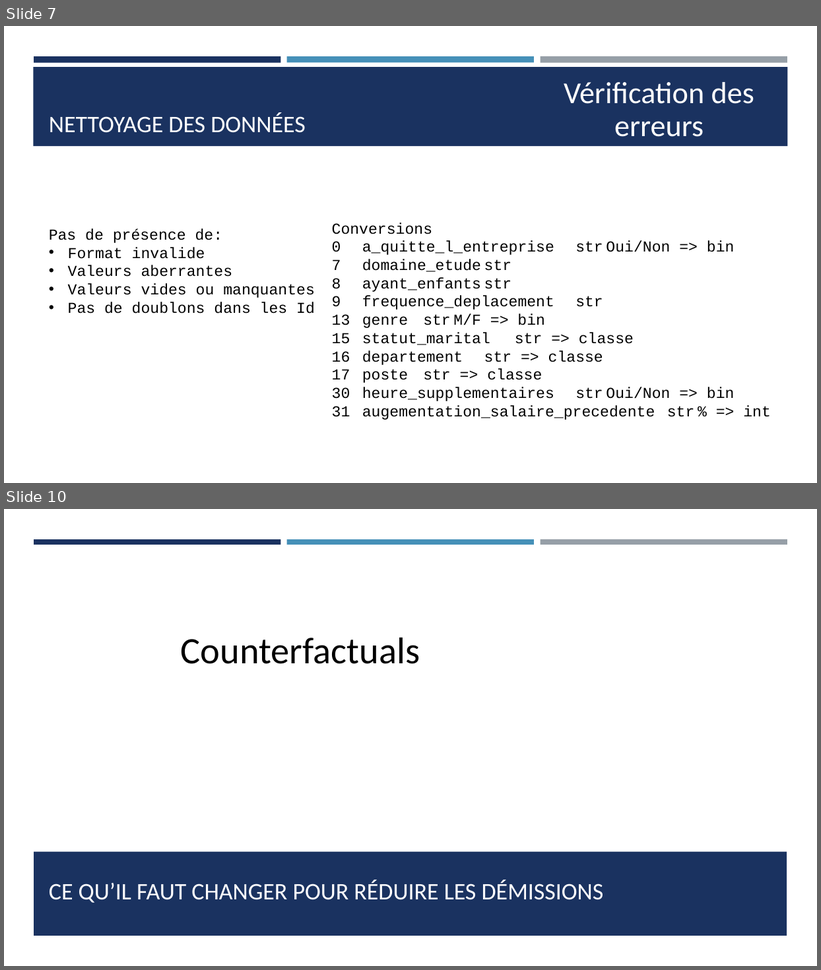
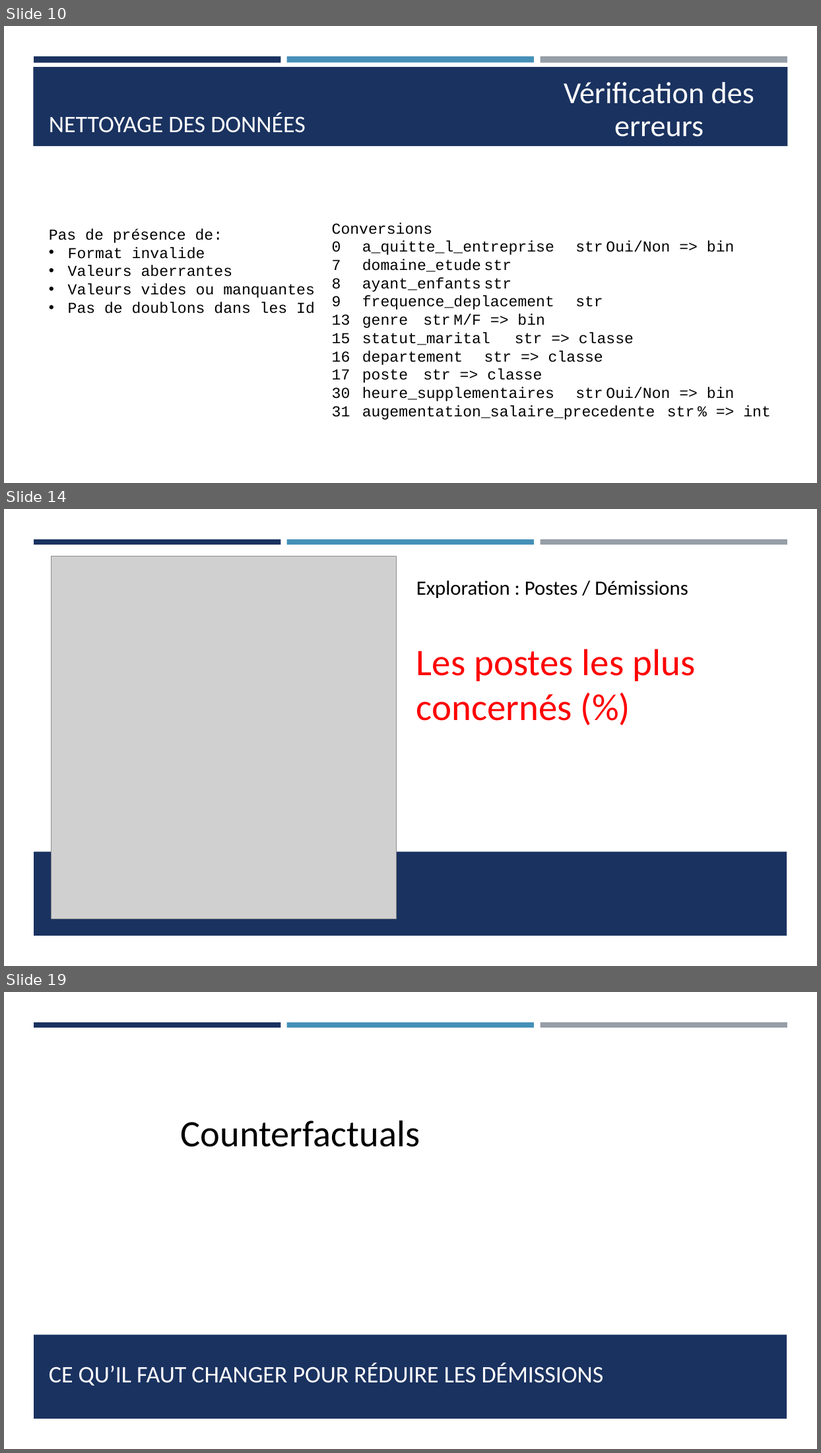
Before and after one commit to Ace4teaM/OCR-NovaTech, a slide deck: Presentation.pptx. Shown one above the other, each under a label of ours: slides 7 and 10 before the commit, slides 10, 14 and 19 after it; the slides between them are not shown. The pictures are 821x970 and 821x1453 pixels, drawn with LibreOffice and Linux fonts; fonts in the diff are those of the drawing; grey boxes stand for pictures. Boxes give left, top, right and bottom in pixels: in the first picture for what was removed or moved away, otherwise in the second. Text is boxed around its words. In the diff, an @@ line names an element or a change of style, - is before the commit and + after.

Commit message:
Renforce l'exploration des données

```diff
--- a/Presentation.pptx
+++ b/Presentation.pptx
@@ slide 14 added at (4, 509, 817, 966), background #FFFFFF; not listed: 3 template elements that a slide beside it also shows @@
@@ rectangle added at (4, 545, 817, 966), fill #FFFFFF @@
@@ picture added at (52, 557, 397, 920) @@
@@ text added at (416, 580, 688, 598), 24 pt, text #000000 @@
+Exploration : Postes / Démissions
@@ text added at (416, 649, 695, 721), 44.4 pt, text #FF0000 @@
+Les postes les plus concernés (%)
@@ rectangle added at (34, 852, 787, 936), fill #1A3260 @@
@@ what was slide 7 is now slide 10 @@
@@ what was slide 10 is now slide 19 @@
```
Also in this commit, not shown: 2 slides changed, 9 other slides added, 1 slide removed, 4 other files.
